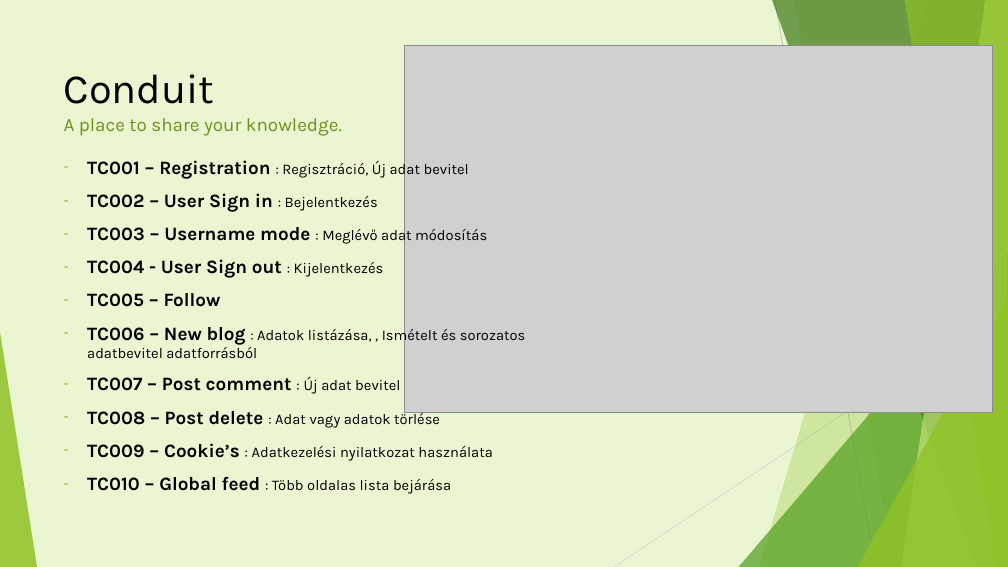
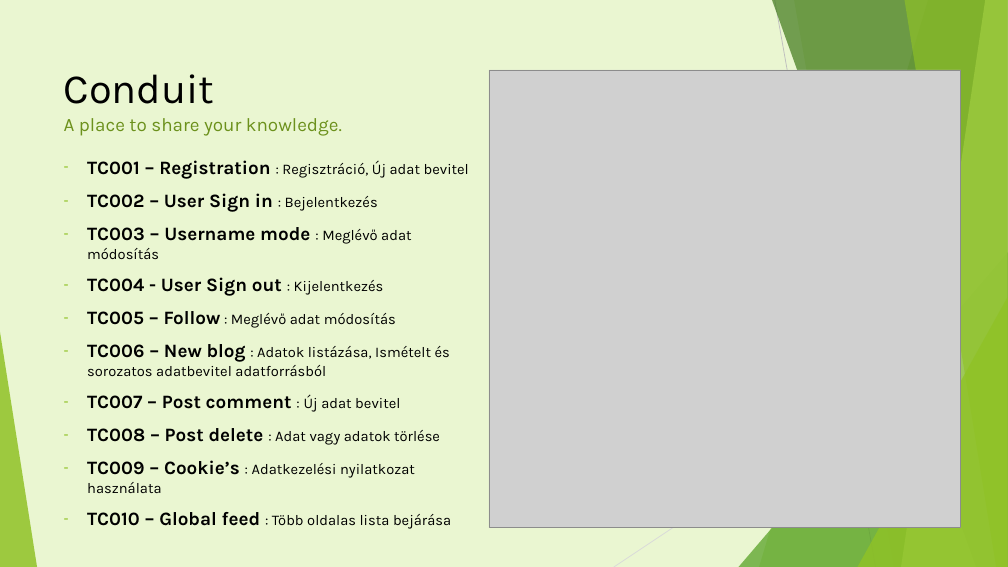
Before and after one commit to ksj-123/conduit, a slide deck: slide 2 of docs/Conduit_prez.pptx. Drawn at 1008x567 pixels with LibreOffice and Linux fonts; fonts in the diff are those of the drawing; grey boxes stand for pictures. Boxes give left, top, right and bottom in pixels: in the first picture for what was removed or moved away, otherwise in the second. Text is boxed around its words. In the diff, an @@ line names an element or a change of style, - is before the commit and + after.

```diff
--- a/docs/Conduit_prez.pptx
+++ b/docs/Conduit_prez.pptx
@@ picture: place and size @@
-picture at box(405, 46, 992, 413)
+picture at box(489, 70, 961, 529)
@@ text at box(87, 311, 450, 376): text changed @@
-– TC005 – Follow
-– TC006 – New blog : Adatok listázása, , Ismételt és sorozatos adatbevitel adatforrásból
+– TC005 – Follow : Meglévő adat módosítás
+– TC006 – New blog : Adatok listázása, Ismételt és sorozatos adatbevitel adatforrásból
```
Also in this commit, not shown: 1 other slide changed, 3 other files.
